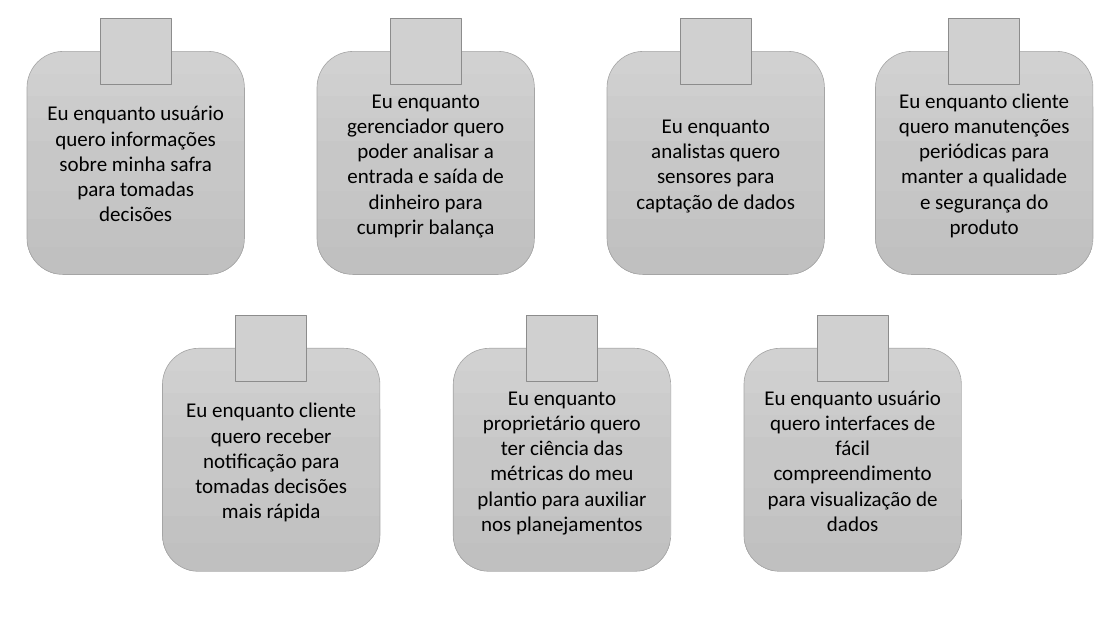
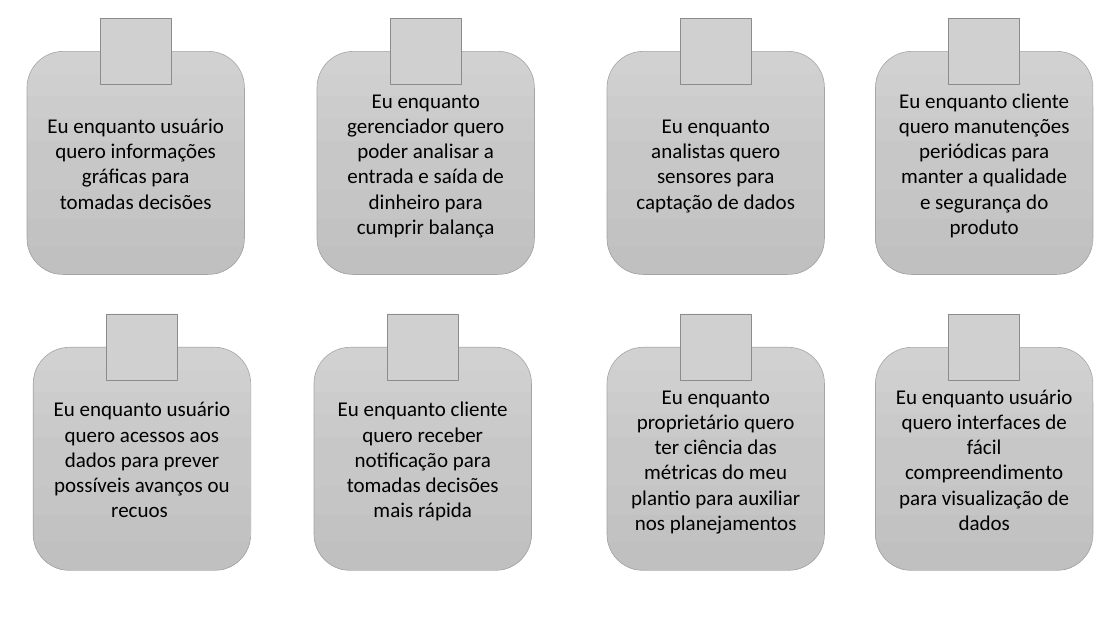
Before and after one commit to bandtec-grupoteste-2020-2/grupo-05-ccoa-20201, a slide deck: slide 1 of Projeto SIX MIND/Documentação/User Story - Six Minds.pptx. Drawn at 1120x630 pixels with LibreOffice and Linux fonts; fonts in the diff are those of the drawing; grey boxes stand for pictures. Boxes give left, top, right and bottom in pixels: in the first picture for what was removed or moved away, otherwise in the second. Text is boxed around its words. In the diff, an @@ line names an element or a change of style, - is before the commit and + after.

```diff
--- a/Projeto SIX MIND/Documentação/User Story - Six Minds.pptx
+++ b/Projeto SIX MIND/Documentação/User Story - Six Minds.pptx
@@ text in rounded rectangle at box(47, 118, 224, 209): text changed @@
-Eu enquanto usuário quero informações sobre minha safra para tomadas decisões
+Eu enquanto usuário quero informações gráficas para tomadas decisões
@@ picture added at box(107, 314, 178, 381) @@
@@ picture removed at box(236, 315, 308, 381) @@
@@ picture added at box(387, 314, 459, 381) @@
@@ picture removed at box(527, 315, 598, 381) @@
@@ picture added at box(681, 314, 752, 381) @@
@@ picture removed at box(818, 315, 889, 381) @@
@@ picture added at box(949, 314, 1020, 381) @@
@@ rounded rectangle added at box(34, 347, 251, 571), fill gradient #D2D2D2 to #C8C8C8 to #C0C0C0, outline #A5A5A5 0.5 pt, 18 pt, text #000000 @@
+Eu enquanto usuário quero acessos aos dados para prever possíveis avanços ou recuos
@@ rounded rectangle "Eu enquanto cliente quero receber ...": place and size @@
-rounded rectangle "Eu enquanto cliente quero receber ..." at box(162, 349, 380, 572)
+rounded rectangle "Eu enquanto cliente quero receber ..." at box(314, 347, 532, 571)
@@ rounded rectangle "Eu enquanto proprietário quero ter ...": place and size @@
-rounded rectangle "Eu enquanto proprietário quero ter ..." at box(454, 349, 671, 572)
+rounded rectangle "Eu enquanto proprietário quero ter ..." at box(607, 347, 825, 571)
@@ rounded rectangle "Eu enquanto usuário quero interfaces ...": place and size @@
-rounded rectangle "Eu enquanto usuário quero interfaces ..." at box(744, 349, 962, 572)
+rounded rectangle "Eu enquanto usuário quero interfaces ..." at box(875, 347, 1093, 571)
```
Also in this commit, not shown: 1 slide added.
